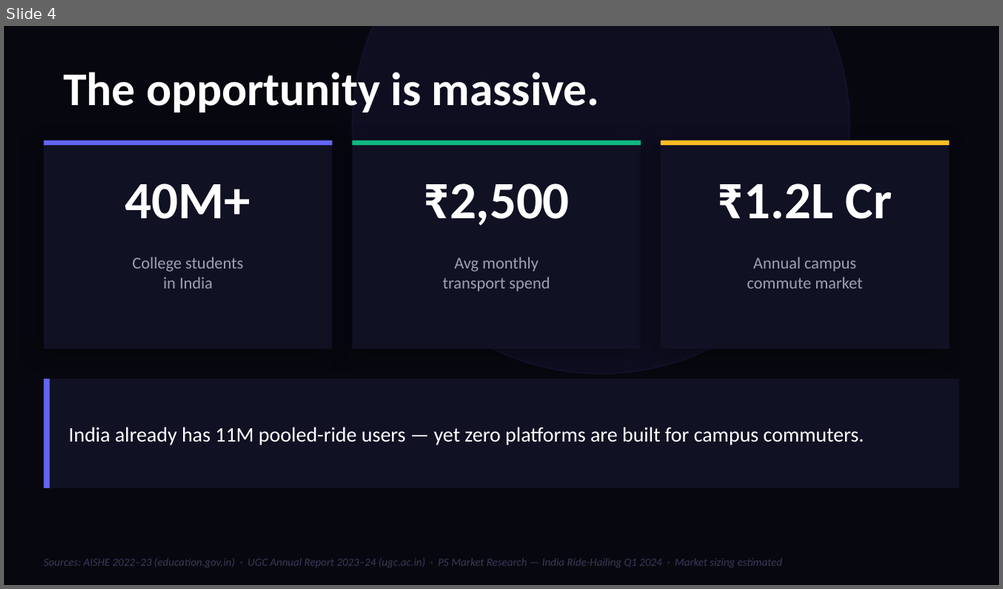
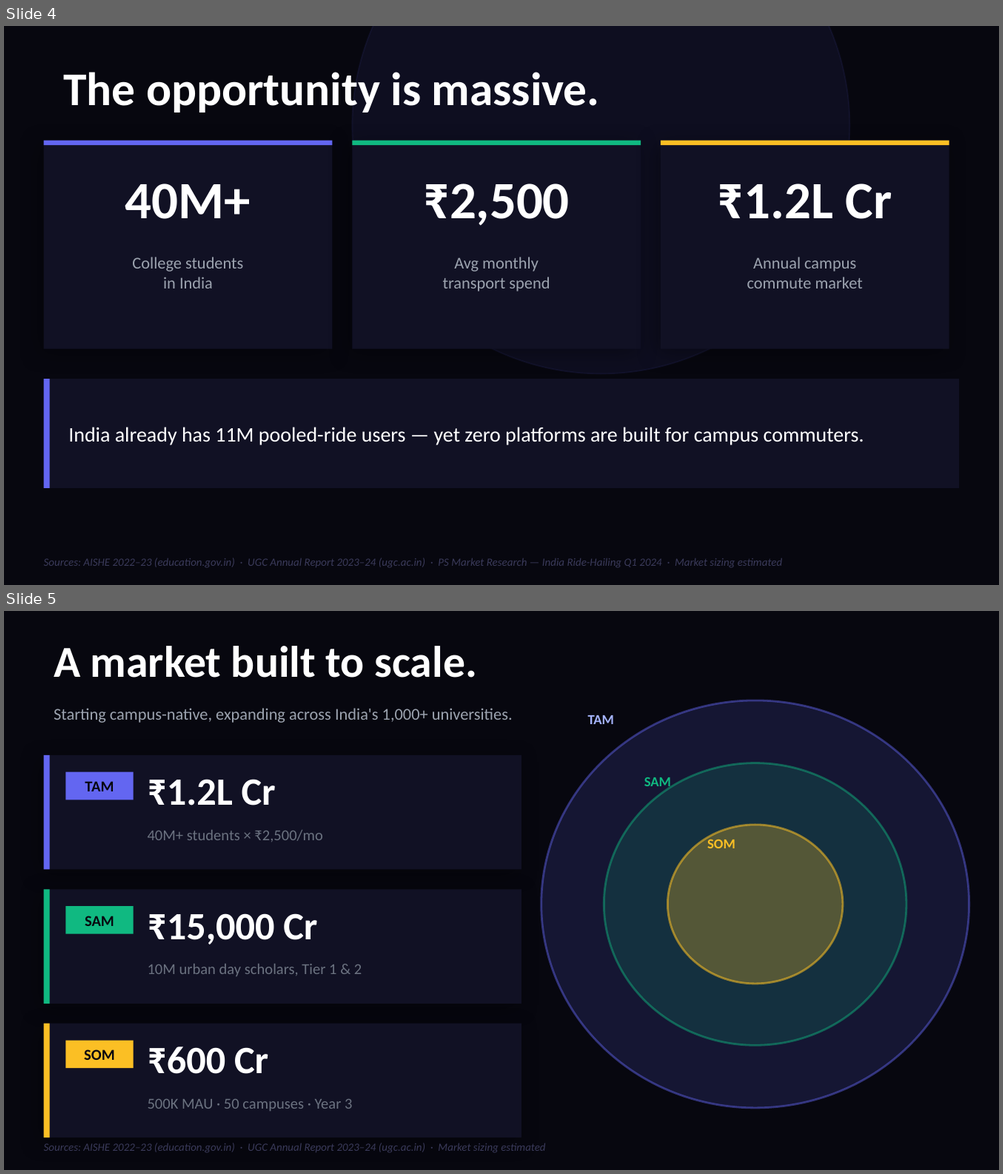
Before and after one commit to iOS-DC/Odyssey-labs-iOS-App, a slide deck: UniRide_Pitch.pptx. Shown one above the other, each under a label of ours: slide 4 before the commit, slides 4 and 5 after it. The pictures are 1003x589 and 1003x1174 pixels, drawn with LibreOffice and Linux fonts; fonts in the diff are those of the drawing. Boxes give left, top, right and bottom in pixels: in the first picture for what was removed or moved away, otherwise in the second. Text is boxed around its words. In the diff, an @@ line names an element or a change of style, - is before the commit and + after.

```diff
--- a/UniRide_Pitch.pptx
+++ b/UniRide_Pitch.pptx
@@ slide 5 added at bbox=[4, 611, 999, 1170], background #07070F @@
@@ text added at bbox=[54, 646, 477, 678], 32 pt, text #FFFFFF, bold @@
+A market built to scale.
@@ text added at bbox=[54, 708, 512, 723], 12 pt, text #9CA3AF @@
+Starting campus-native, expanding across India's 1,000+ universities.
@@ ellipse added at bbox=[541, 701, 969, 1108], fill #6366F1 at 16% opacity, outline #6366F1 1.5 pt @@
@@ text added at bbox=[588, 715, 614, 724], 10 pt, text #A5B4FC, bold @@
+TAM
@@ rectangle added at bbox=[44, 755, 521, 869], fill #111124 @@
@@ rectangle added at bbox=[44, 755, 50, 869], fill #6366F1 @@
@@ ellipse added at bbox=[603, 763, 906, 1045], fill #10B981 at 16% opacity, outline #10B981 1.5 pt @@
@@ rectangle added at bbox=[65, 772, 134, 800], fill #6366F1 @@
@@ text added at bbox=[85, 781, 114, 792], 11 pt, text #07070F, bold @@
+TAM
@@ text added at bbox=[148, 779, 276, 806], 28 pt, text #FFFFFF, bold @@
+₹1.2L Cr
@@ text added at bbox=[644, 777, 671, 791], 10 pt, text #10B981, bold @@
+SAM
@@ text added at bbox=[148, 830, 322, 842], 11 pt, text #6B7280 @@
+40M+ students × ₹2,500/mo
@@ ellipse added at bbox=[667, 825, 842, 984], fill #FBBF24 at 28% opacity, outline #FBBF24 1.5 pt @@
@@ text added at bbox=[707, 837, 735, 849], 10 pt, text #FBBF24, bold @@
+SOM
@@ rectangle added at bbox=[44, 889, 521, 1004], fill #111124 @@
@@ rectangle added at bbox=[44, 889, 50, 1004], fill #10B981 @@
@@ rectangle added at bbox=[65, 906, 134, 934], fill #10B981 @@
@@ text added at bbox=[85, 916, 114, 926], 11 pt, text #07070F, bold @@
+SAM
@@ text added at bbox=[148, 914, 317, 945], 28 pt, text #FFFFFF, bold @@
+₹15,000 Cr
@@ text added at bbox=[148, 964, 361, 977], 11 pt, text #6B7280 @@
+10M urban day scholars, Tier 1 & 2
@@ rectangle added at bbox=[44, 1024, 521, 1138], fill #111124 @@
@@ rectangle added at bbox=[44, 1024, 50, 1138], fill #FBBF24 @@
@@ rectangle added at bbox=[65, 1041, 134, 1068], fill #FBBF24 @@
@@ text added at bbox=[84, 1050, 115, 1060], 11 pt, text #07070F, bold @@
+SOM
@@ text added at bbox=[148, 1047, 268, 1074], 28 pt, text #FFFFFF, bold @@
+₹600 Cr
@@ text added at bbox=[148, 1099, 352, 1111], 11 pt, text #6B7280 @@
+500K MAU · 50 campuses · Year 3
@@ text added at bbox=[44, 1143, 545, 1153], 8 pt, text #3A3A5A, italic @@
+Sources: AISHE 2022–23 (education.gov.in) · UGC Annual Report 2023–24 (ugc.ac.in) · Market sizing estimated
```
Also in this commit, not shown: 4 slides changed, 4 other files.
